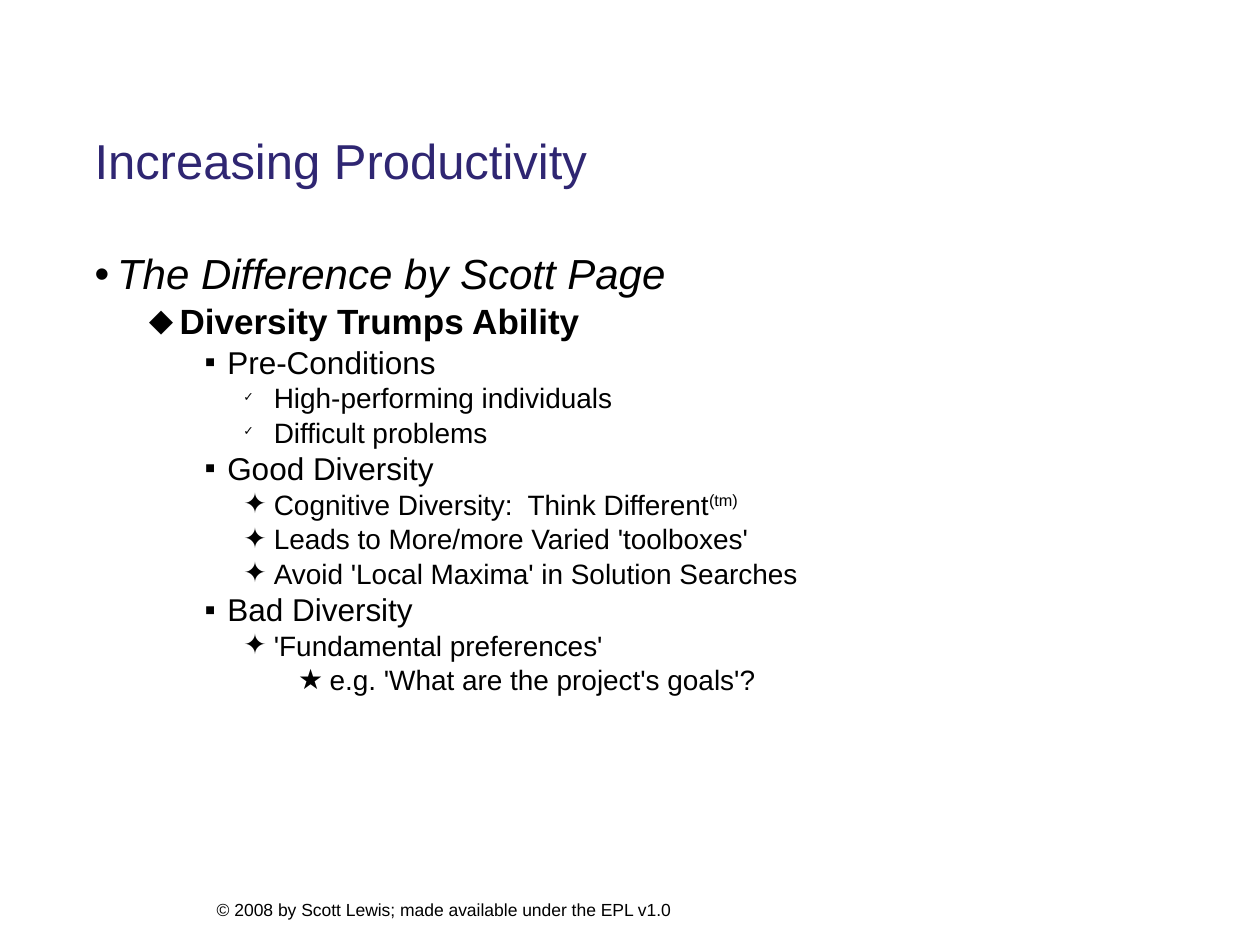
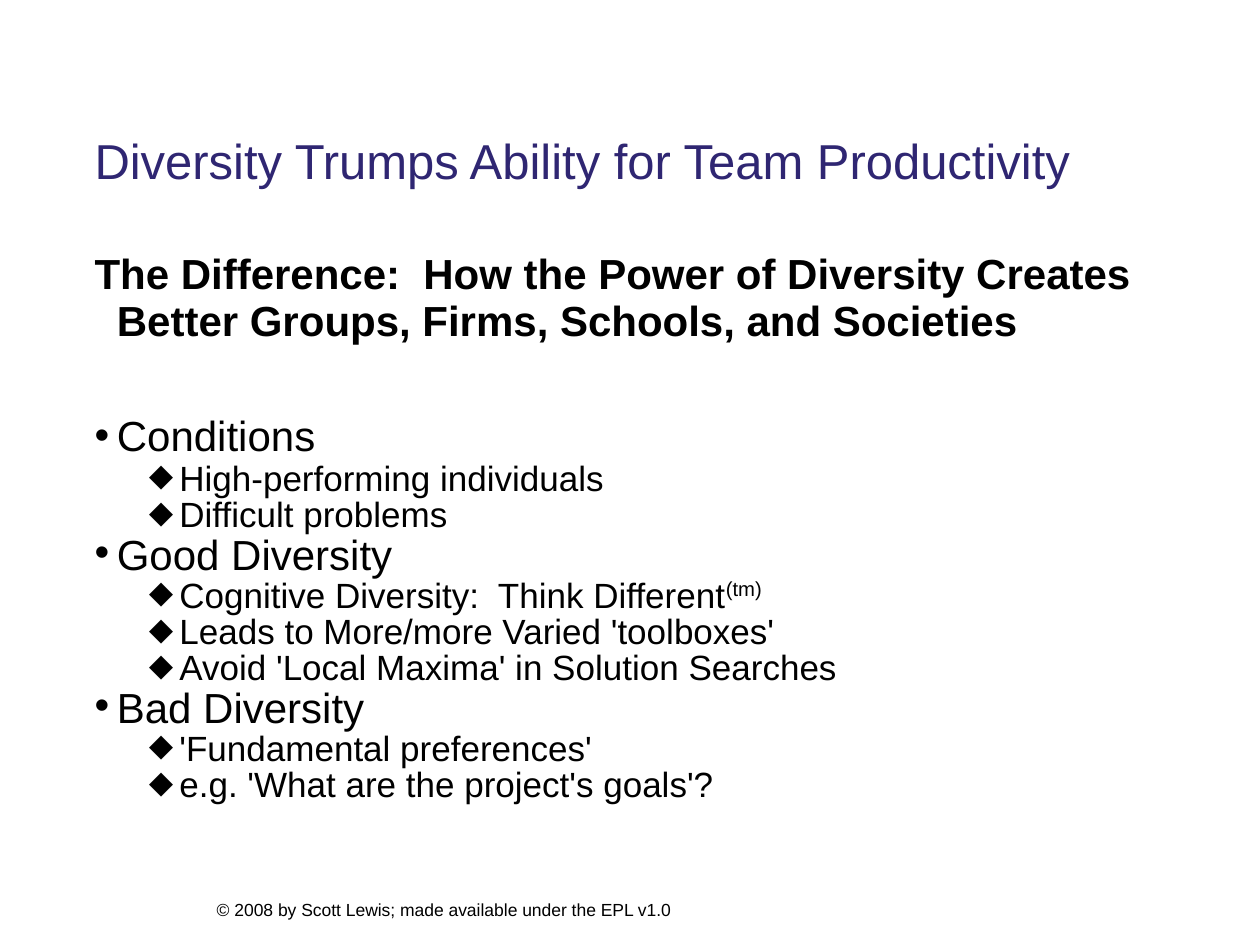
Before and after one commit to eclipse/ecf-website, a slide deck: slide 5 of presentations/eclipsecon2008/longtalk134/ecf_eclipsecon2008_134_DRAFT.ppt. Drawn at 1260x945 pixels with LibreOffice and Linux fonts; fonts in the diff are those of the drawing; background and template pictures are left out. Boxes give left, top, right and bottom in pixels: in the first picture for what was removed or moved away, otherwise in the second. Text is boxed around its words. In the diff, an @@ line names an element or a change of style, - is before the commit and + after.

```diff
--- a/presentations/eclipsecon2008/longtalk134/ecf_eclipsecon2008_134_DRAFT.ppt
+++ b/presentations/eclipsecon2008/longtalk134/ecf_eclipsecon2008_134_DRAFT.ppt
@@ title at <box>94,143,1070,189</box>: text changed @@
-Increasing Productivity
+Diversity Trumps Ability for Team Productivity
@@ text at <box>94,258,1130,452</box>: text changed; bold on @@
-• The Difference by Scott Page
-  ⬥ Diversity Trumps Ability
-    ▪ Pre-Conditions
+The Difference: How the Power of Diversity Creates Better Groups, Firms, Schools, and Societies
+• Conditions
@@ text at <box>117,465,837,804</box>: size 16 to 20 pt in "High-performing individuals", "Difficult problems", "Cognitive Diversity: Think Different(tm)", "Leads to More/more Varied 'toolboxes'" and 3 more places; size 18 to 24 pt in "Good Diversity", "Bad Diversity"; bullet ✓ to ⬥; list level 4 to 2 in "High-performing individuals"; line spacing 0.81 to 0.66; list level 4 to 2 in "Difficult problems"; bullet ▪ to •; list level 3 to 1 in "Good Diversity"; bullet ✦ to ⬥; list level 4 to 2 in "Cognitive Diversity: Think Different(tm)"; list level 4 to 2 in "Leads to More/more Varied 'toolboxes'"; list level 4 to 2 in "Avoid 'Local Maxima' in Solution ..."; list level 3 to 1 in "Bad Diversity"; list level 4 to 2 in "'Fundamental preferences'"; bullet ★ to ⬥; list level 5 to 2 in "e.g. 'What are the project's ..." @@
```
Also in this commit, not shown: 18 other slides changed, 1 slide removed, 2 other files.
